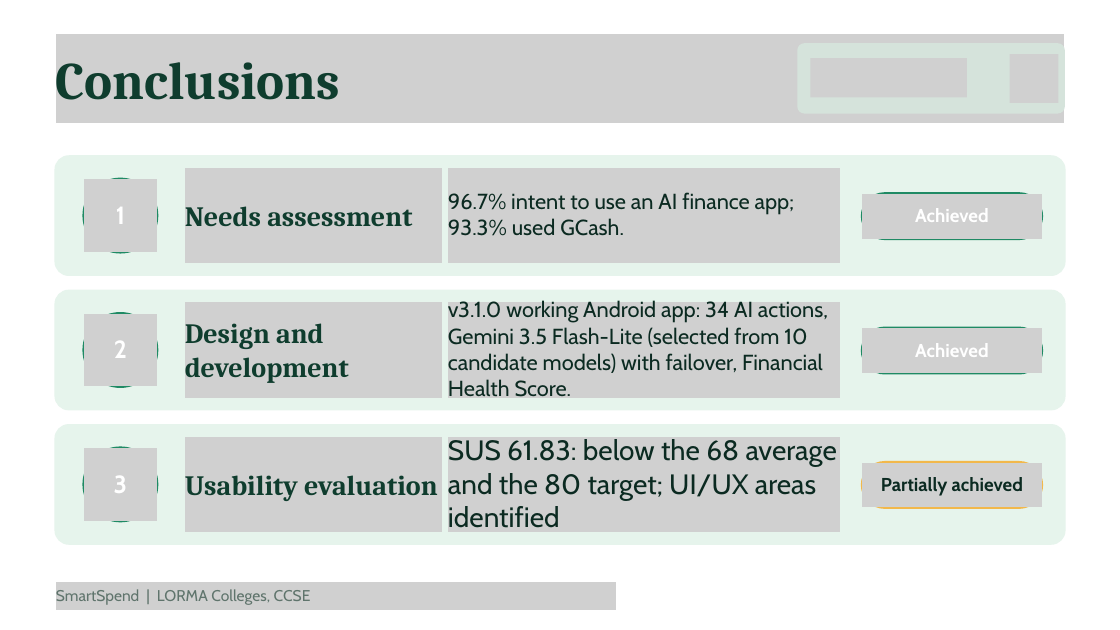
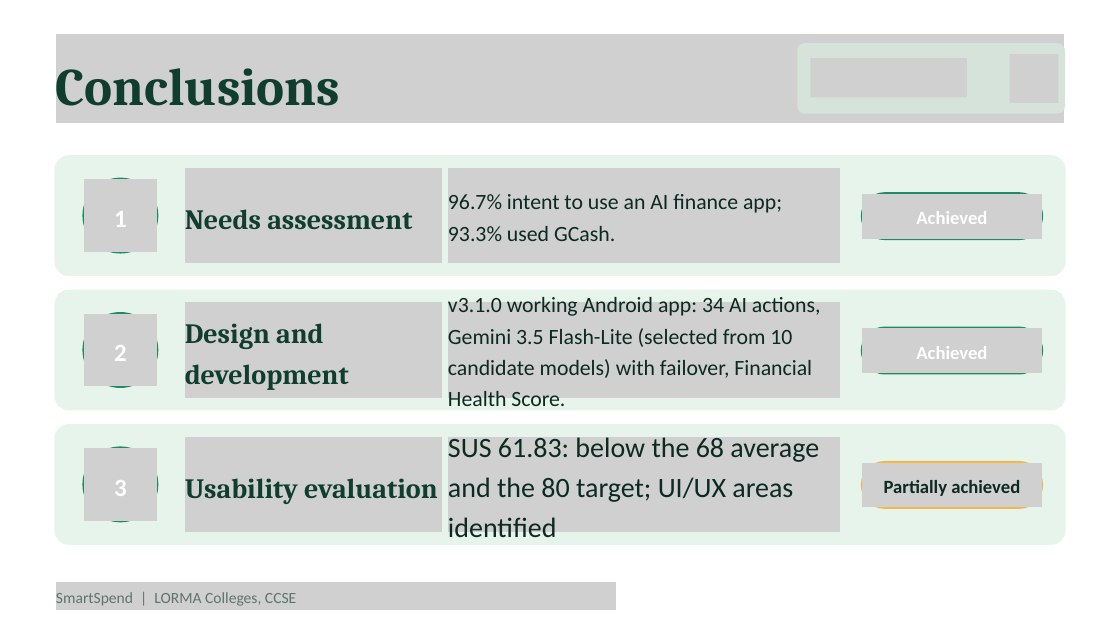
Before and after one commit to Zushikina-kun/smartspend-app, a slide deck: slide 17 of docs/handsoff/FOR_CYRILLE/SmartSpend_Defense.pptx. Drawn at 1120x630 pixels with LibreOffice and Linux fonts; fonts in the diff are those of the drawing; grey boxes stand for pictures. Boxes give left, top, right and bottom in pixels: in the first picture for what was removed or moved away, otherwise in the second. Text is boxed around its words. In the diff, an @@ line names an element or a change of style, - is before the commit and + after.

```diff
--- a/docs/handsoff/FOR_CYRILLE/SmartSpend_Defense.pptx
+++ b/docs/handsoff/FOR_CYRILLE/SmartSpend_Defense.pptx
@@ text "Conclusions" at <box>56,68,340,106</box>: line spacing 81.6pt to 1.2 @@
@@ text "96.7% intent to use an ..." at <box>448,194,782,241</box>: font Cabin to Calibri; line spacing 33.6pt to 1.2 @@
@@ text "v3.1.0 working Android app: 34 ..." at <box>448,297,821,413</box>: font Cabin to Calibri; line spacing 33.6pt to 1.2 @@
@@ font Cabin to Calibri; line spacing 38.4pt to 1.2 in 3 elements at <box>114,211,127,227</box>, <box>114,345,127,361</box>, <box>114,480,127,496</box> @@
@@ line spacing 43.2pt to 1.2 in 3 elements at <box>185,209,412,229</box>, <box>185,323,349,390</box>, <box>185,478,438,504</box> @@
@@ text "SUS 61.83: below the 68 ..." at <box>448,437,819,537</box>: font Cabin to Calibri; line spacing 43.2pt to 1.2 @@
@@ font Cabin to Calibri; line spacing 28.8pt to 1.2 in 3 elements at <box>916,211,987,224</box>, <box>916,346,987,359</box>, <box>884,480,1020,496</box> @@
@@ text "SmartSpend | LORMA Colleges, CCSE" at <box>56,592,296,606</box>: font Cabin to Calibri; line spacing 24pt to 1.2 @@
```
Also in this commit, not shown: 18 other slides changed, 5 other files.
